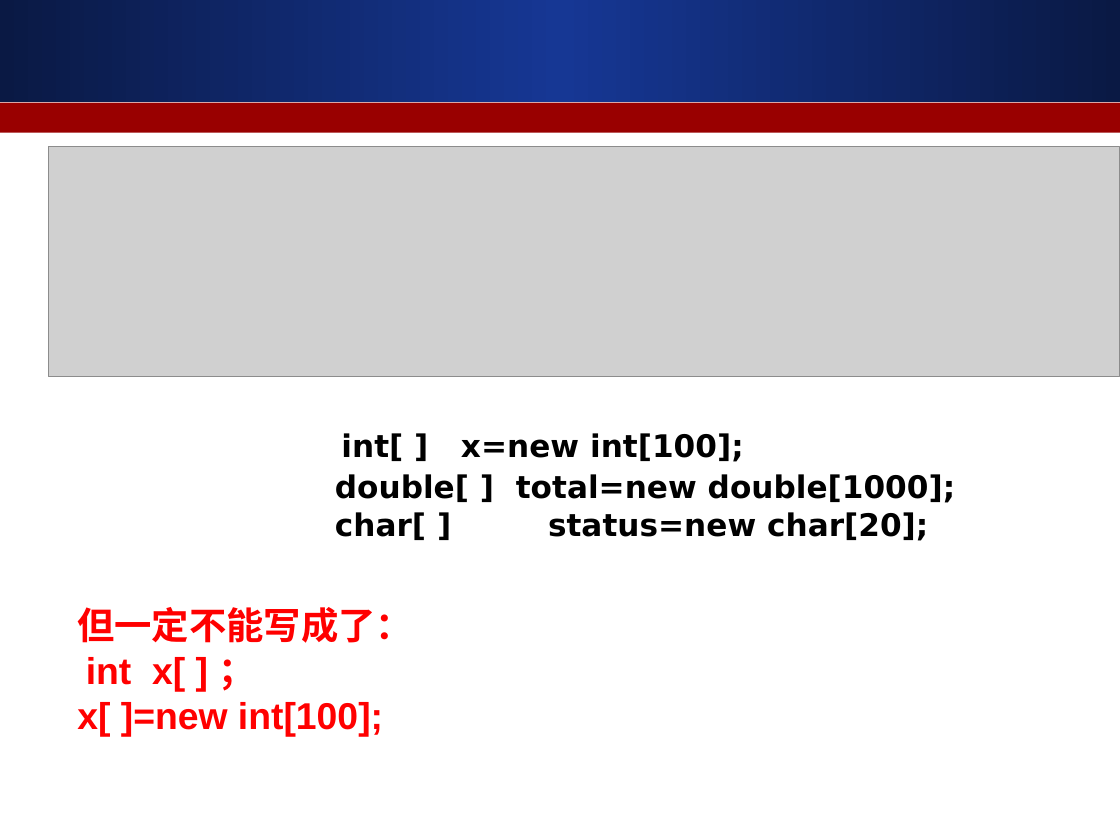
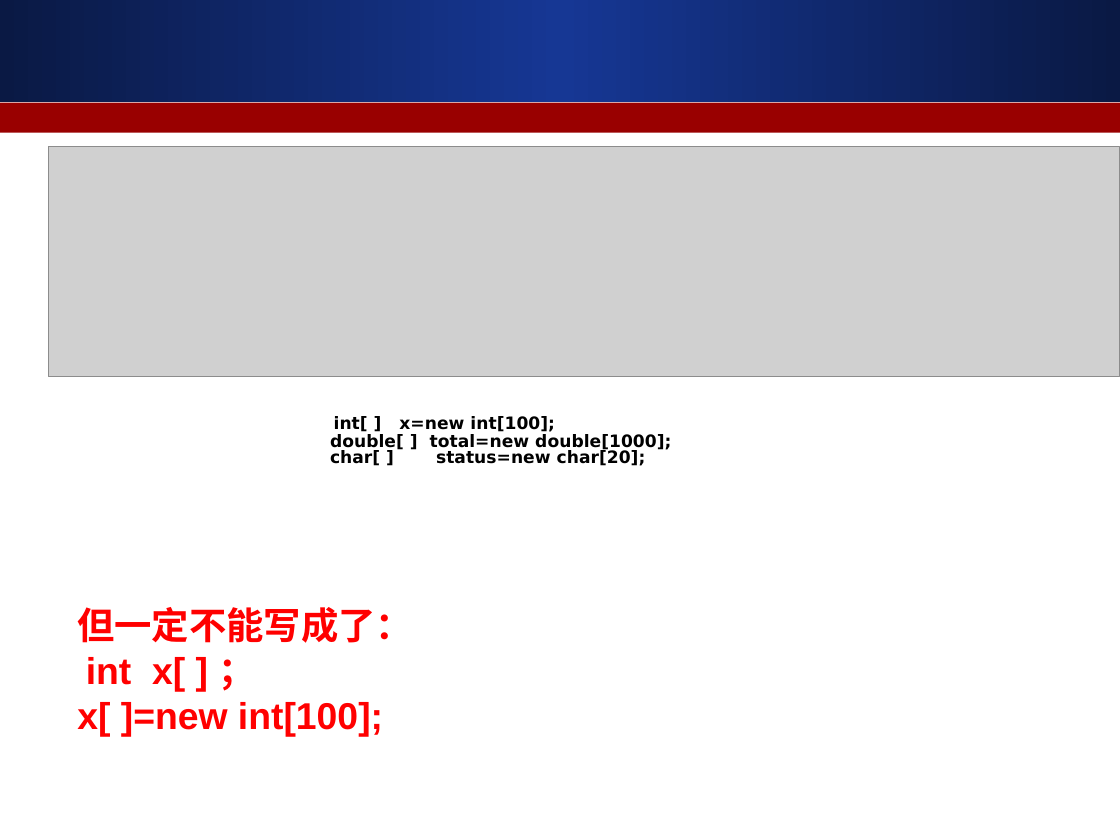
Before and after one commit to ALiberInc/Training, a slide deck: slide 110 of Java/第二章_Java语言基础.ppt. Drawn at 1120x840 pixels with LibreOffice and Linux fonts; fonts in the diff are those of the drawing; grey boxes stand for pictures. Boxes give left, top, right and bottom in pixels: in the first picture for what was removed or moved away, otherwise in the second. Text is boxed around its words. In the diff, an @@ line names an element or a change of style, - is before the commit and + after.

```diff
--- a/Java/第二章_Java语言基础.ppt
+++ b/Java/第二章_Java语言基础.ppt
@@ text "int[ ] x=new int[100]; double[ ..." at <box>330,416,671,466</box>: size 20 to 11 pt; line spacing 1 to 0.8 @@
```
Also in this commit, not shown: 6 other slides changed.
